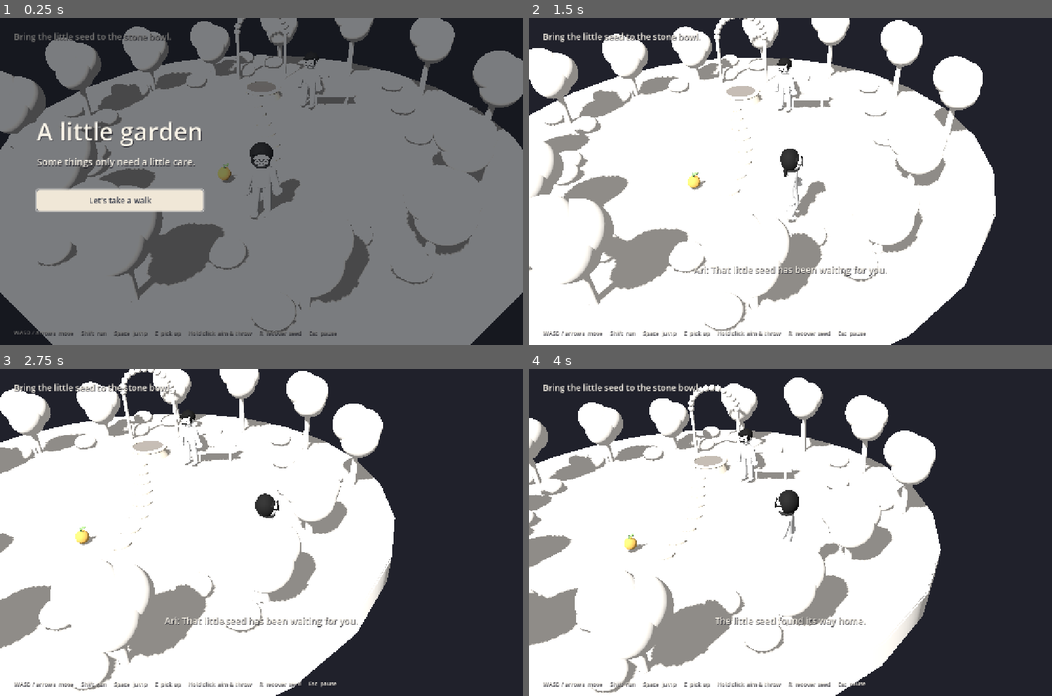
Above: before the commit, frames 1-4 (two rows, left to right).
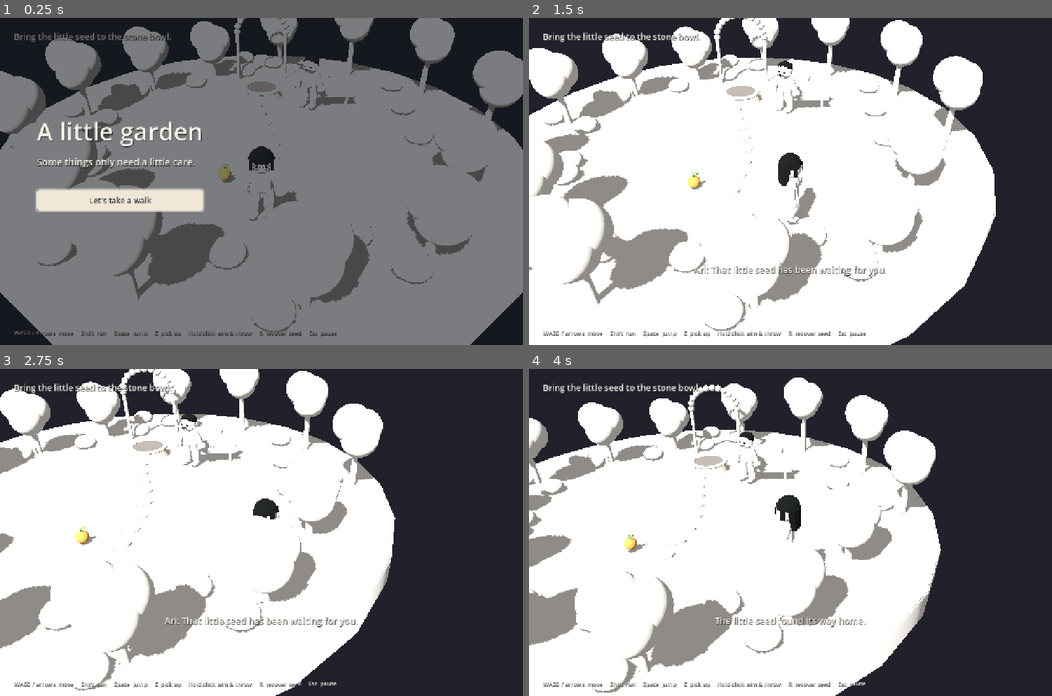
Above: after the commit, the same moments.

Repository: DancingPumpkin65/little-garden
Game: Godot game, scene res://main.tscn
Same seed, same stepped clock (60 frames per second), same inputs: the game is played once before the commit and once after it.
Inputs (mouse positions are in pixels of both pictures, inside the frame that each line leads up to):
- Up to frame 1 (0.25 s): no input
- Up to frame 2 (1.5 s): tap Enter at 0.5 s; move the mouse to (905, 165) at 0.52 s; hold D 0.53-1.25 s; tap E at 0.6 s; click (905, 165) at 0.67 s; tap Space at 0.77 s; drag from (685, 197) to (764, 246) at 1.27 s
- Up to frame 3 (2.75 s): move the mouse to (313, 460) at 2.02 s; hold D from 2.03 s (still down); hold Shift from 2.03 s (still down)
- Up to frame 4 (4 s): release D at 2.75 s; release Shift at 2.75 s; drag from (764, 597) to (633, 483) at 2.77 s; move the mouse to (947, 581) at 3.52 s; hold A from 3.53 s (still down); tap R at 3.6 s; tap Space at 3.77 s

The runs differ from the first frame. In frame 1, 0.6% of the frame differs, in the area x 47-64%, y 11-63%; in frame 2, 0.7%, in the area x 47-57%, y 12-64%; in frame 3, 0.3%; in frame 4, 0.6%.

Commit message:
Rebuild characters with chunky faceted geometry and simplified faces

Diff:
--- a/scripts/character.gd
+++ b/scripts/character.gd
@@ -23,100 +23,101 @@
 	var collision := CollisionShape3D.new()
 	var capsule := CapsuleShape3D.new()
 	capsule.radius = 0.3
-	capsule.height = 2.7
+	capsule.height = 2.55
 	collision.shape = capsule
-	collision.position.y = 1.35
+	collision.position.y = 1.275
 	add_child(collision)
 	add_child(visual)
-	var skin := Shapes.material(Color("f2f2f2"))
-	var ink := Shapes.material(Color("181818"))
-	var coat := Shapes.material(Color("d6d6d6"))
-	var trouser := Shapes.material(Color("d6d6d6"))
-	var boots := Shapes.material(Color("c8c8c8"))
-	# A quiet torso silhouette and steadily tapered limbs match the reference body.
-	Shapes.profile(visual, [Vector3(1.26, 0.001, 0.001), Vector3(1.26, 0.28, 0.16), Vector3(1.267, 0.303, 0.183), Vector3(1.278, 0.322, 0.202), Vector3(1.298, 0.335, 0.215), Vector3(1.32, 0.34, 0.22), Vector3(1.34, 0.34, 0.22), Vector3(1.52, 0.34, 0.22), Vector3(1.72, 0.34, 0.21), Vector3(1.84, 0.345, 0.205), Vector3(1.90, 0.334, 0.198), Vector3(1.95, 0.307, 0.183), Vector3(1.99, 0.267, 0.164), Vector3(2.02, 0.214, 0.141), Vector3(2.04, 0.15, 0.11), Vector3(2.045, 0.001, 0.001)], coat)
-	Shapes.cylinder(visual, Vector3(0, 2.06, 0), 0.105, 0.18, skin)
+	var skin := Shapes.material(Color("eeeeee"), 1.0)
+	var ink := Shapes.material(Color("17191a"), 1.0)
+	var coat := skin
+	var trouser := skin
+	var boots := skin
+	# One sparse, chunky shirt volume, without an anatomical waist or collar.
+	Shapes.profile(visual, [Vector3(1.09, 0.001, 0.001), Vector3(1.09, 0.34, 0.23), Vector3(1.14, 0.40, 0.27), Vector3(1.55, 0.38, 0.26), Vector3(1.74, 0.34, 0.23), Vector3(1.84, 0.21, 0.16), Vector3(1.87, 0.001, 0.001)], coat, INF, 10, true)
 	visual.add_child(head)
-	head.position.y = 2.39
-	head.scale = Vector3.ONE * 0.7
-	# Fixed head geometry keeps the same proportions through every animation.
+	head.position.y = 2.16
+	head.scale = Vector3.ONE * 0.8
+	Shapes.faceted(head, Vector3(0, -0.01, 0.02), Vector3(0.94, 0.94, 0.83), skin)
 	if npc:
-		Shapes.sphere(head, Vector3.ZERO, Vector3(0.91, 0.94, 0.83), skin)
-		Shapes.sphere(head, Vector3(0, 0.15, -0.1), Vector3(1.0, 0.84, 0.84), ink)
-		Shapes.sphere(head, Vector3(0, -0.09, 0.17), Vector3(0.77, 0.63, 0.62), skin)
-		var fringe := Shapes.sphere(head, Vector3(-0.07, 0.24, 0.29), Vector3(0.77, 0.34, 0.27), ink)
-		fringe.rotation.z = 0.2
-		Shapes.sphere(head, Vector3(0.36, 0.02, 0.19), Vector3(0.16, 0.41, 0.23), ink)
+		Shapes.faceted(head, Vector3(0, 0.20, -0.10), Vector3(1.02, 0.68, 0.87), ink)
 	else:
-		build_hijab()
-		Shapes.sphere(head, Vector3(0, -0.065, 0.17), Vector3(0.77, 0.76, 0.64), skin)
+		build_hair(ink)
 	for side in [-1.0, 1.0]:
-		Shapes.sphere(head, Vector3(side * 0.18, -0.02, 0.477), Vector3(0.08, 0.11, 0.035), ink)
-		Shapes.sphere(head, Vector3(side * 0.25, -0.15, 0.44), Vector3(0.1, 0.045, 0.025), Shapes.material(Color("eeeeee")))
-	Shapes.sphere(head, Vector3(0, -0.13, 0.49), Vector3(0.09, 0.075, 0.08), skin)
-	Shapes.sphere(head, Vector3(0, -0.24, 0.455), Vector3(0.09, 0.025, 0.025), Shapes.material(Color("555555")))
-	if not npc: build_glasses(ink)
-	if npc:
+		Shapes.faceted(head, Vector3(side * 0.19, 0.025, 0.426), Vector3(0.115, 0.115, 0.025), ink)
+	if not npc:
+		build_glasses(ink)
+	else:
 		for side in [-1.0, 1.0]:
-			var moustache := Shapes.sphere(head, Vector3(side * 0.09, -0.205, 0.491), Vector3(0.23, 0.08, 0.06), ink)
-			moustache.rotation.z = side * 0.2
+			Shapes.faceted(head, Vector3(side * 0.085, -0.18, 0.42), Vector3(0.20, 0.075, 0.05), ink)
+	for part in head.get_children():
+		if part is MeshInstance3D:
+			part.cast_shadow = GeometryInstance3D.SHADOW_CASTING_SETTING_OFF
 	for pair in [[left_arm, -1.0], [right_arm, 1.0]]:
 		var arm: Node3D = pair[0]
 		var side: float = pair[1]
 		visual.add_child(arm)
-		arm.position = Vector3(side * 0.29, 1.91, 0)
-		var arm_mesh := Shapes.profile(arm, [Vector3(-0.91, 0.001, 0.001), Vector3(-0.902, 0.05, 0.05), Vector3(-0.885, 0.087, 0.086), Vector3(-0.862, 0.106, 0.104), Vector3(-0.84, 0.112, 0.11), Vector3(-0.68, 0.12, 0.117), Vector3(-0.54, 0.127, 0.123), Vector3(-0.45, 0.132, 0.127), Vector3(-0.38, 0.136, 0.13), Vector3(-0.24, 0.143, 0.136), Vector3(-0.10, 0.151, 0.143), Vector3(-0.06, 0.147, 0.14), Vector3(-0.02, 0.128, 0.123), Vector3(0.015, 0.095, 0.092), Vector3(0.038, 0.052, 0.05), Vector3(0.047, 0.001, 0.001)], coat, 0.43)
+		arm.position = Vector3(side * 0.33, 1.73, 0)
+		var arm_mesh := Shapes.profile(arm, [Vector3(-0.76, 0.001, 0.001), Vector3(-0.73, 0.14, 0.14), Vector3(-0.50, 0.155, 0.15), Vector3(-0.36, 0.166, 0.16), Vector3(-0.18, 0.18, 0.17), Vector3(0.0, 0.18, 0.17), Vector3(0.06, 0.001, 0.001)], coat, 0.36, 8, true)
 		arm_rigs.append(arm_mesh.get_node(arm_mesh.skeleton) as Skeleton3D)
 		var elbow := Node3D.new()
 		arm.add_child(elbow)
-		elbow.position.y = -0.43
+		elbow.position.y = -0.36
 		elbows.append(elbow)
-		Shapes.sphere(elbow, Vector3(0, -0.44, 0.015), Vector3(0.36, 0.29, 0.32), skin)
+		Shapes.faceted(elbow, Vector3(0, -0.38, 0.015), Vector3(0.47, 0.34, 0.40), skin)
 	for pair in [[left_leg, -1.0], [right_leg, 1.0]]:
 		var leg: Node3D = pair[0]
 		var side: float = pair[1]
 		visual.add_child(leg)
-		leg.position = Vector3(side * 0.165, 1.27, 0)
+		leg.position = Vector3(side * 0.215, 1.14, 0)
 		leg.rotation.z = side * 0.055
 		leg.rotation.y = side * 0.04
-		var leg_mesh := Shapes.profile(leg, [Vector3(-1.125, 0.001, 0.001), Vector3(-1.12, 0.055, 0.06), Vector3(-1.105, 0.095, 0.103), Vector3(-1.08, 0.118, 0.126), Vector3(-1.05, 0.126, 0.134), Vector3(-0.90, 0.134, 0.142), Vector3(-0.75, 0.142, 0.15), Vector3(-0.62, 0.149, 0.157), Vector3(-0.54, 0.153, 0.161), Vector3(-0.46, 0.157, 0.165), Vector3(-0.30, 0.165, 0.173), Vector3(-0.10, 0.175, 0.183), Vector3(0.02, 0.18, 0.188), Vector3(0.08, 0.178, 0.186), Vector3(0.14, 0.15, 0.157), Vector3(0.18, 0.095, 0.101), Vector3(0.20, 0.001, 0.001)], trouser, 0.55)
+		var leg_mesh := Shapes.profile(leg, [Vector3(-0.99, 0.001, 0.001), Vector3(-0.96, 0.155, 0.17), Vector3(-0.80, 0.17, 0.18), Vector3(-0.49, 0.19, 0.20), Vector3(-0.20, 0.205, 0.215), Vector3(0.03, 0.21, 0.22), Vector3(0.12, 0.001, 0.001)], trouser, 0.49, 10, true)
 		leg_rigs.append(leg_mesh.get_node(leg_mesh.skeleton) as Skeleton3D)
 		var knee := Node3D.new()
 		leg.add_child(knee)
-		knee.position.y = -0.55
+		knee.position.y = -0.49
 		knees.append(knee)
-		Shapes.sphere(knee, Vector3(0, -0.6, 0.065), Vector3(0.29, 0.21, 0.46), boots)
-	left_arm.rotation.z = -0.28
-	right_arm.rotation.z = 0.28
+		Shapes.faceted(knee, Vector3(0, -0.53, 0.09), Vector3(0.37, 0.24, 0.52), boots)
+	left_arm.rotation.z = -0.45
+	right_arm.rotation.z = 0.45
 
 func build_glasses(frame_material: Material) -> void:
 	for side in [-1.0, 1.0]:
 		var rim := TorusMesh.new()
-		rim.inner_radius = 0.125
-		rim.outer_radius = 0.16
-		rim.rings = 32
-		rim.ring_segments = 12
-		var lens := Shapes.mesh(head, rim, Vector3(side * 0.18, -0.02, 0.5), frame_material)
+		rim.inner_radius = 0.12
+		rim.outer_radius = 0.137
+		rim.rings = 20
+		rim.ring_segments = 6
+		var lens := Shapes.mesh(head, rim, Vector3(side * 0.19, 0.025, 0.45), frame_material)
 		lens.rotation.x = PI / 2
 		lens.cast_shadow = GeometryInstance3D.SHADOW_CASTING_SETTING_OFF
-		Shapes.box(head, Vector3(side * 0.35, -0.01, 0.36), Vector3(0.035, 0.035, 0.3), frame_material).cast_shadow = GeometryInstance3D.SHADOW_CASTING_SETTING_OFF
-	Shapes.box(head, Vector3(0, 0.0, 0.505), Vector3(0.1, 0.035, 0.035), frame_material).cast_shadow = GeometryInstance3D.SHADOW_CASTING_SETTING_OFF
+	Shapes.box(head, Vector3(0, 0.025, 0.452), Vector3(0.12, 0.02, 0.02), frame_material).cast_shadow = GeometryInstance3D.SHADOW_CASTING_SETTING_OFF
 
-func build_hijab() -> void:
-	var cloth := Shapes.material(Color("202020"))
-	var folds := Shapes.material(Color("343434"))
-	Shapes.sphere(head, Vector3(0, 0.05, -0.08), Vector3(1.04, 1.07, 0.94), cloth)
-	# One continuous hood silhouette, with a diagonal fold above the forehead.
-	var fold := Shapes.sphere(head, Vector3(-0.18, 0.28, 0.2), Vector3(0.6, 0.19, 0.27), cloth)
-	fold.rotation.z = 0.38
-	var collar := TorusMesh.new()
-	collar.inner_radius = 0.18
-	collar.outer_radius = 0.37
-	collar.rings = 32
-	collar.ring_segments = 12
-	Shapes.mesh(head, collar, Vector3(0, -0.43, 0.02), folds, Vector3(1, 0.72, 1))
-	var tail := Shapes.sphere(head, Vector3(-0.31, -0.42, -0.31), Vector3(0.3, 0.53, 0.16), cloth)
-	tail.rotation.z = -0.4
+func build_hair(ink: Material) -> void:
+	# One connected cap and back curtain, with the lower front left open for the face.
+	var rings := [Vector3(-0.72, 0.46, 0.39), Vector3(0.13, 0.53, 0.50), Vector3(0.35, 0.43, 0.42), Vector3(0.51, 0.25, 0.24), Vector3(0.57, 0.001, 0.001)]
+	var surface := SurfaceTool.new()
+	surface.begin(Mesh.PRIMITIVE_TRIANGLES)
+	for row in range(rings.size() - 1):
+		var low: Vector3 = rings[row]
+		var high: Vector3 = rings[row + 1]
+		for i in range(12):
+			var a := i * TAU / 12
+			var b := (i + 1) * TAU / 12
+			if row == 0 and sin((a + b) * 0.5) > 0: continue
+			var points := [Vector3(cos(a) * low.y, low.x, sin(a) * low.z - 0.06), Vector3(cos(b) * low.y, low.x, sin(b) * low.z - 0.06), Vector3(cos(b) * high.y, high.x, sin(b) * high.z - 0.06), Vector3(cos(a) * high.y, high.x, sin(a) * high.z - 0.06)]
+			for index in [0, 1, 2, 0, 2, 3]:
+				surface.set_smooth_group(-1)
+				var point: Vector3 = points[index]
+				if row == 0 and index < 2:
+					point.z -= 0.12
+					point.y += 0.035 * sin((a if index == 0 else b) * 3.0)
+				surface.add_vertex(point)
+	surface.generate_normals()
+	Shapes.mesh(head, surface.commit(), Vector3.ZERO, ink)
+	for side in [-1.0, 1.0]:
+		Shapes.box(head, Vector3(side * 0.43, -0.02, 0.15), Vector3(0.10, 0.44, 0.20), ink)
 
 func _physics_process(delta: float) -> void:
 	if npc:
@@ -155,8 +156,8 @@
 		arm_rigs[i].set_bone_pose_rotation(1, Quaternion(Vector3.RIGHT, elbows[i].rotation.x))
 	left_arm.rotation.x = lerpf(left_arm.rotation.x, -0.95 if carrying else cos(gait) * 0.38 * stride, blend)
 	right_arm.rotation.x = lerpf(right_arm.rotation.x, -0.95 if carrying else -cos(gait) * 0.38 * stride, blend)
-	left_arm.rotation.z = -0.13 if carrying else -0.28
-	right_arm.rotation.z = 0.13 if carrying else 0.28
+	left_arm.rotation.z = -0.13 if carrying else -0.45
+	right_arm.rotation.z = 0.13 if carrying else 0.45
 	visual.position.y = lerpf(visual.position.y, (1.0 - cos(gait * 2)) * 0.018 * stride if grounded else 0.0, blend)
 	visual.rotation.z = lerpf(visual.rotation.z, sin(gait) * 0.018 * stride, blend)
 	head.rotation.z = sin(gait) * 0.01 * stride
--- a/scripts/game.gd
+++ b/scripts/game.gd
@@ -85,15 +85,15 @@
 		if screenshot_mode != "title": start()
 		if screenshot_mode.begins_with("characters"):
 			world.hide()
-			player.position = Vector3(-0.8, 0.05, 2.0)
-			friend.position = Vector3(0.8, 0.05, 2.0)
+			player.position = Vector3(-0.95, 0.05, 2.0)
+			friend.position = Vector3(0.95, 0.05, 2.0)
 			friend.rotation.y = 0
 			if screenshot_mode == "characters-back":
 				player.visual.rotation.y = PI
 				friend.visual.rotation.y = PI
 			if screenshot_mode == "characters-side":
-				player.visual.rotation.y = PI / 2
-				friend.visual.rotation.y = PI / 2
+				player.visual.rotation.y = -PI / 2
+				friend.visual.rotation.y = -PI / 2
 			hud.objective.text = ""
 			hud.speech("")
 			ball.hide()
@@ -238,7 +238,7 @@
 		if held: recover()
 	if held:
 		player.visual.rotation.y = lerp_angle(player.visual.rotation.y, atan2(forward().x, forward().z), delta * 10)
-		ball.position = player.position + Vector3(0, 1.55, 0) + forward() * 0.67
+		ball.position = player.position + Vector3(0, 1.38, 0) + forward() * 0.67
 		ball.rotation = Vector3(0, elapsed * 0.5, 0)
 		if charging: power = minf(1.0, power + delta * 0.65)
 	if stage == Stage.SEED and not held:
@@ -296,6 +296,10 @@
 			player.animate_pose(1.0, 1.0)
 			await RenderingServer.frame_post_draw
 			get_viewport().get_texture().get_image().save_png("res://artifacts/stride-%s.png" % frame)
+	if view == "characters-jump" or view == "characters-carry":
+		player.set_physics_process(false)
+		player.carrying = view == "characters-carry"
+		player.animate_pose(1.0, 0.0, view != "characters-jump")
 	if view == "characters-walk":
 		player.set_physics_process(false)
 		player.gait = PI * 1.5
--- a/scripts/shapes.gd
+++ b/scripts/shapes.gd
@@ -47,10 +47,9 @@
 	return body
 
 # Elliptical cross-sections form one connected surface instead of stacked balls.
-static func profile(parent: Node3D, sections: Array[Vector3], mat: Material, joint: float = INF) -> MeshInstance3D:
+static func profile(parent: Node3D, sections: Array[Vector3], mat: Material, joint: float = INF, segments: int = 20, flat: bool = false) -> MeshInstance3D:
 	var surface := SurfaceTool.new()
 	surface.begin(Mesh.PRIMITIVE_TRIANGLES)
-	var segments := 20
 	for row in range(sections.size() - 1):
 		var low := sections[row]
 		var high := sections[row + 1]
@@ -59,7 +58,7 @@
 			var b := (i + 1) * TAU / segments
 			var points := [Vector3(cos(a) * low.y, low.x, sin(a) * low.z), Vector3(cos(b) * low.y, low.x, sin(b) * low.z), Vector3(cos(b) * high.y, high.x, sin(b) * high.z), Vector3(cos(a) * high.y, high.x, sin(a) * high.z)]
 			for index in [0, 1, 2, 0, 2, 3]:
-				surface.set_smooth_group(0)
+				surface.set_smooth_group(-1 if flat else 0)
 				if is_finite(joint):
 					var weight := smoothstep(joint - 0.13, joint + 0.13, -points[index].y)
 					surface.set_bones(PackedInt32Array([0, 1, 0, 0]))
@@ -79,3 +78,10 @@
 		result.skeleton = result.get_path_to(skeleton)
 		result.skin = skeleton.create_skin_from_rest_transforms()
 	return result
+
+# Sparse latitude rings and flat normals keep these shapes visibly handmade.
+static func faceted(parent: Node3D, at: Vector3, size: Vector3, mat: Material) -> MeshInstance3D:
+	var result := profile(parent, [Vector3(-0.5, 0.001, 0.001), Vector3(-0.43, 0.29, 0.29), Vector3(-0.25, 0.46, 0.46), Vector3(0.12, 0.5, 0.5), Vector3(0.34, 0.39, 0.39), Vector3(0.48, 0.19, 0.19), Vector3(0.51, 0.001, 0.001)], mat, INF, 10, true)
+	result.position = at
+	result.scale = size
+	return result
--- a/tests/character_shape.gd
+++ b/tests/character_shape.gd
@@ -8,6 +8,9 @@
 	root.add_child(character)
 	for limb in [character.left_leg, character.left_arm]:
 		var instance := limb.get_child(0) as MeshInstance3D
+		assert(instance.mesh.surface_get_array_len(0) < 700, "limbs must remain sparse low-poly meshes")
+		if limb == character.left_leg:
+			assert(instance.mesh.get_aabb().size.x >= 0.38 and instance.mesh.get_aabb().size.y < 1.2, "reference legs are short and chunky")
 		var vertices: PackedVector3Array = instance.mesh.surface_get_arrays(0)[Mesh.ARRAY_VERTEX]
 		var radii: Dictionary[float, Vector2] = {}
 		for vertex in vertices:
@@ -21,7 +24,7 @@
 		for i in range(1, heights.size()):
 			assert(radii[heights[i]].x >= radii[heights[i - 1]].x - 0.001, "limb width must taper steadily from hip/shoulder to ankle/wrist")
 			assert(radii[heights[i]].y >= radii[heights[i - 1]].y - 0.001, "limb depth must taper steadily")
-	assert(character.left_arm.position.x > -0.32 and character.right_arm.position.x < 0.32, "shoulder roots must sit inside the torso")
+	assert(character.left_arm.position.x > -0.36 and character.right_arm.position.x < 0.36, "shoulder roots must sit inside the torso")
 	assert(character.left_leg.rotation.z < -0.03 and character.right_leg.rotation.z > 0.03, "resting legs must have a slight outward stance")
 	character.gait = PI * 0.5
 	character.animate_pose(1.0, 1.0)
@@ -31,5 +34,10 @@
 	assert(character.knees[1].rotation.x < 0.01 and character.knees[0].rotation.x > 0.65, "recovery alternates between legs")
 	character.animate_pose(1.0, 0.0)
 	assert(absf(character.left_leg.rotation.x) < 0.01 and character.knees[0].rotation.x < 0.01, "stopping returns to a straight resting pose")
-	print("CHARACTER_TEST_PASS mesh taper, alternating recovery knees and resting pose")
+	character.animate_pose(1.0, 0.0, false)
+	assert(character.knees[0].rotation.x > 0.49, "airborne pose remains supported by the resized rig")
+	character.carrying = true
+	character.animate_pose(1.0, 0.0)
+	assert(character.left_arm.rotation.x < -0.94 and character.elbows[0].rotation.x < -0.59, "carrying still poses both arm bones")
+	print("CHARACTER_TEST_PASS chunky low-poly mesh, taper, stance, alternating recovery knees and resting pose")
 	quit()
